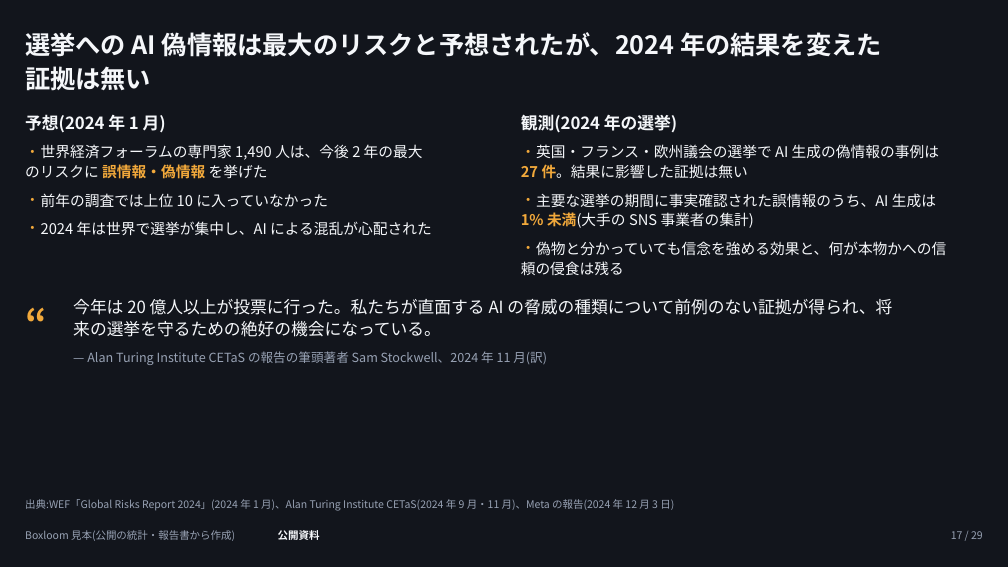
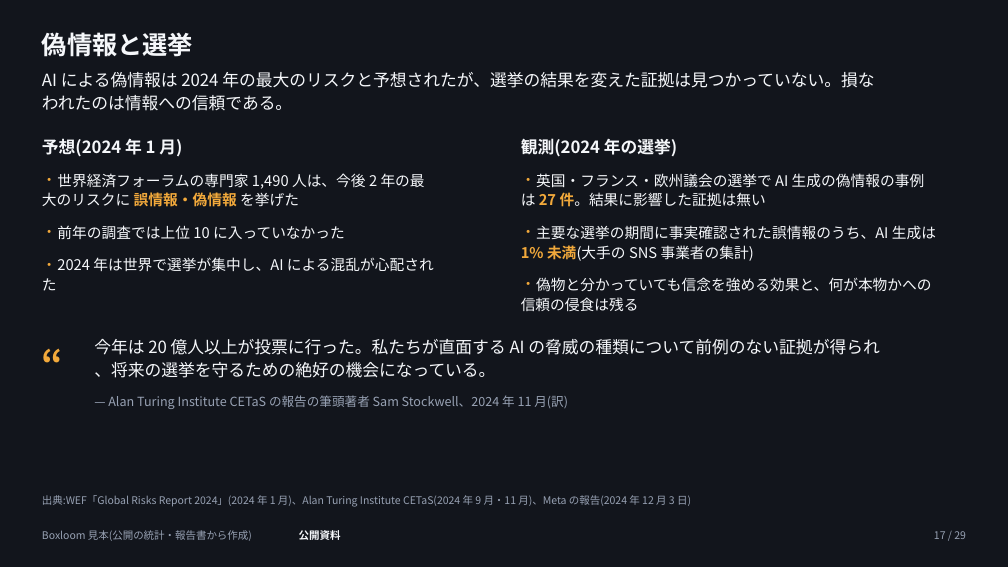
Before and after one commit to tjst-t/boxloom, a slide deck: slide 17 of boxloom/out/ai_society_dark.pptx. Drawn at 1008x567 pixels with LibreOffice and Linux fonts; fonts in the diff are those of the drawing. Boxes give left, top, right and bottom in pixels: in the first picture for what was removed or moved away, otherwise in the second. Text is boxed around its words. In the diff, an @@ line names an element or a change of style, - is before the commit and + after.

```diff
--- a/boxloom/out/ai_society_dark.pptx
+++ b/boxloom/out/ai_society_dark.pptx
@@ title at [42, 32, 193, 57]: text changed @@
-選挙への AI 偽情報は最大のリスクと予想されたが、2024 年の結果を変えた
-証拠は無い
+偽情報と選挙
@@ text added at [42, 72, 874, 111], 16 pt, text #F5F7FA @@
+AI による偽情報は 2024 年の最大のリスクと予想されたが、選挙の結果を変えた証拠は見つかっていない。損な
+われたのは情報への信頼である。
@@ text "予想(2024 年 1 月)": place and size @@
-text "予想(2024 年 1 月)" at [25, 114, 166, 133]
+text "予想(2024 年 1 月)" at [42, 138, 182, 157]
@@ text "観測(2024 年の選挙)": place and size @@
-text "観測(2024 年の選挙)" at [521, 114, 677, 133]
+text "観測(2024 年の選挙)" at [521, 138, 677, 157]
@@ text at [42, 173, 425, 207]: spaces changed @@
-・ 世界経済フォーラムの専門家 1,490 人は、今後 2 年の最大
-のリスクに 誤情報・偽情報 を挙げた
+・ 世界経済フォーラムの専門家 1,490 人は、今後 2 年の最
+大のリスクに 誤情報・偽情報 を挙げた
@@ text at [521, 173, 925, 207]: spaces changed @@
-・ 英国・フランス・欧州議会の選挙で AI 生成の偽情報の事例は
-27 件。結果に影響した証拠は無い
+・ 英国・フランス・欧州議会の選挙で AI 生成の偽情報の事例
+は 27 件。結果に影響した証拠は無い
@@ text "前年の調査では上位 10 に入っていなかった": place and size @@
-text "前年の調査では上位 10 に入っていなかった" at [41, 193, 328, 207]
+text "前年の調査では上位 10 に入っていなかった" at [57, 225, 345, 239]
@@ text "主要な選挙の期間に事実確認された誤情報のうち、AI 生成は": place and size @@
-text "主要な選挙の期間に事実確認された誤情報のうち、AI 生成は" at [521, 193, 936, 228]
+text "主要な選挙の期間に事実確認された誤情報のうち、AI 生成は" at [521, 225, 936, 261]
@@ text at [42, 257, 434, 291]: text changed @@
-・ 2024 年は世界で選挙が集中し、AI による混乱が心配された
+・ 2024 年は世界で選挙が集中し、AI による混乱が心配され
+た
@@ text at [521, 277, 931, 311]: spaces changed @@
-・ 偽物と分かっていても信念を強める効果と、何が本物かへの信
-頼の侵食は残る
+・ 偽物と分かっていても信念を強める効果と、何が本物かへの
+信頼の侵食は残る
@@ text "“" rewrapped from [25, 294, 65, 365] to [42, 334, 82, 409] @@
@@ text at [94, 339, 879, 378]: spaces changed @@
-今年は 20 億人以上が投票に行った。私たちが直面する AI の脅威の種類について前例のない証拠が得られ、将
-来の選挙を守るための絶好の機会になっている。
+今年は 20 億人以上が投票に行った。私たちが直面する AI の脅威の種類について前例のない証拠が得られ
+、将来の選挙を守るための絶好の機会になっている。
@@ text "— Alan Turing Institute CETaS ...": place and size @@
-text "— Alan Turing Institute CETaS ..." at [87, 351, 547, 365]
+text "— Alan Turing Institute CETaS ..." at [108, 395, 568, 409]
@@ text "出典:WEF「Global Risks Report 2024」(2024 年 ...": place and size @@
-text "出典:WEF「Global Risks Report 2024」(2024 年 ..." at [25, 499, 674, 511]
+text "出典:WEF「Global Risks Report 2024」(2024 年 ..." at [42, 495, 691, 507]
@@ text "Boxloom 見本(公開の統計・報告書から作成)": place and size @@
-text "Boxloom 見本(公開の統計・報告書から作成)" at [25, 530, 235, 541]
+text "Boxloom 見本(公開の統計・報告書から作成)" at [42, 530, 252, 541]
@@ text "公開資料": place and size @@
-text "公開資料" at [278, 530, 320, 540]
+text "公開資料" at [299, 530, 341, 540]
@@ text "17 / 29": place and size @@
-text "17 / 29" at [951, 531, 983, 539]
+text "17 / 29" at [934, 531, 966, 539]
```
Also in this commit, not shown: 28 other slides changed, 38 other files.
